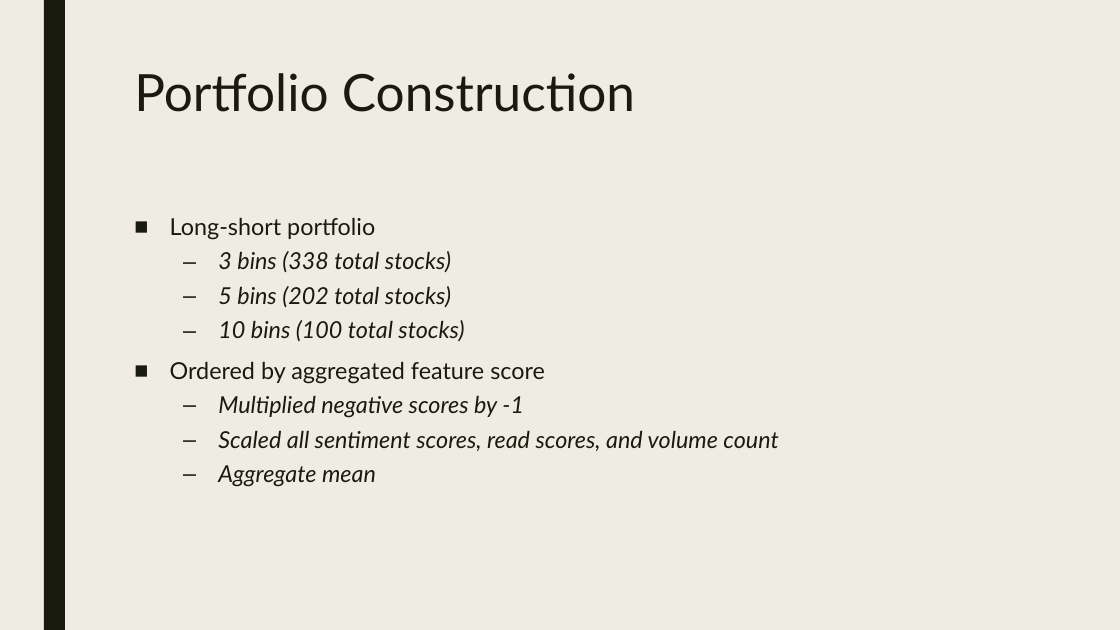
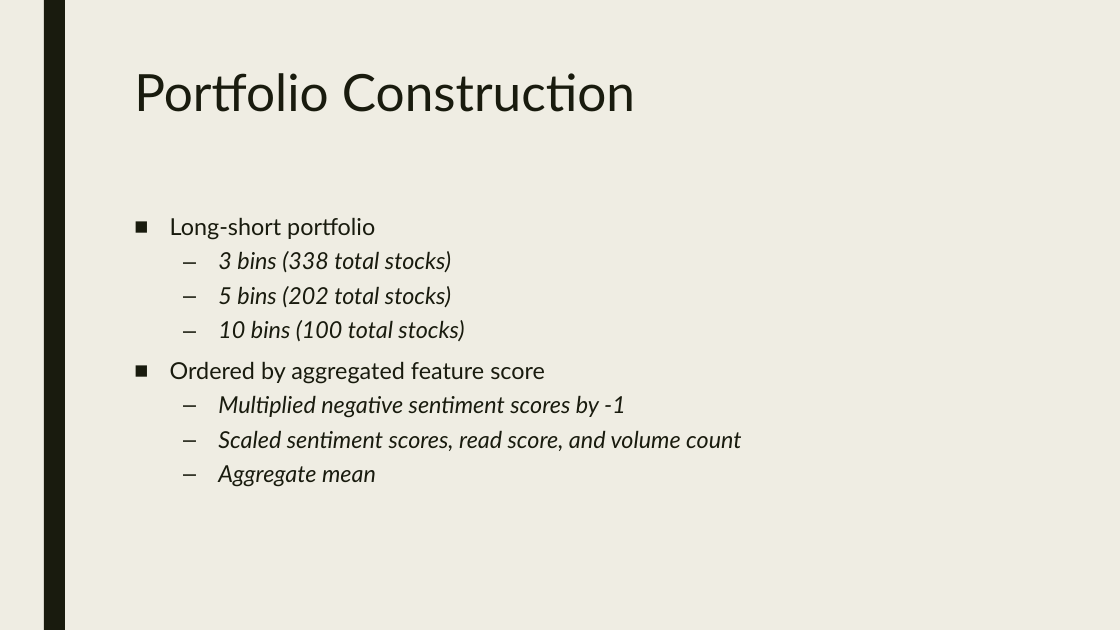
Before and after one commit to typaint/capstone, a slide deck: slide 3 of updates/update9.pptx. Drawn at 1120x630 pixels with LibreOffice and Linux fonts; fonts in the diff are those of the drawing. Boxes give left, top, right and bottom in pixels: in the first picture for what was removed or moved away, otherwise in the second. Text is boxed around its words. In the diff, an @@ line names an element or a change of style, - is before the commit and + after.

```diff
--- a/updates/update9.pptx
+++ b/updates/update9.pptx
@@ text at (x1=218, y1=395, x2=741, y2=451): text changed @@
-  – Multiplied negative scores by -1
-  – Scaled all sentiment scores, read scores, and volume count
+  – Multiplied negative sentiment scores by -1
+  – Scaled sentiment scores, read score, and volume count
```
Also in this commit, not shown: 2 other slides changed, 25 other files.
